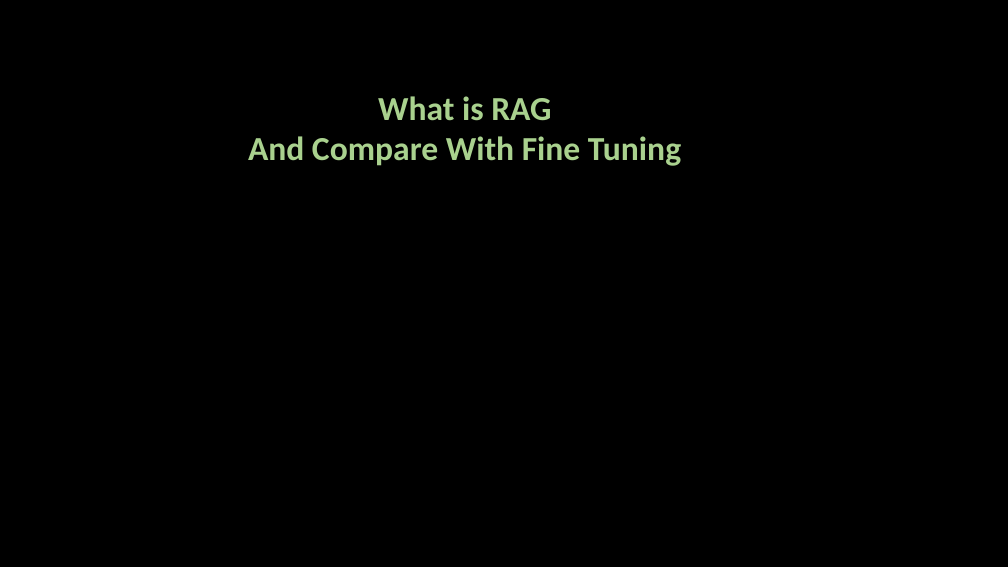
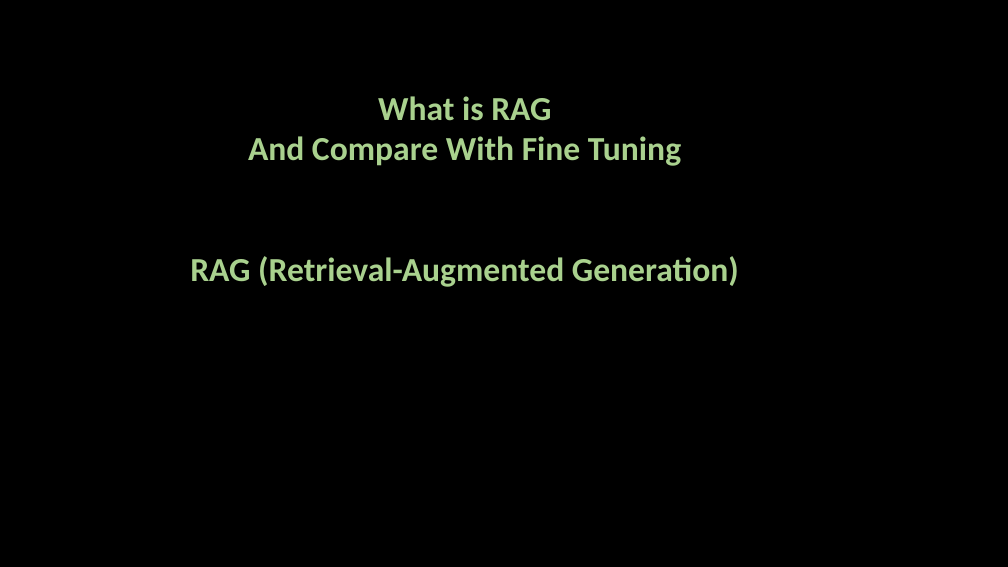
Before and after one commit to ash322ash422/youtube, a slide deck: slide 1 of GenAI/wk4-embedding-vectorDB-SemanticSearch/RAG-1-compare-with-FineTuning.pptx. Drawn at 1008x567 pixels with LibreOffice and Linux fonts; fonts in the diff are those of the drawing; background and template pictures are left out. Boxes give left, top, right and bottom in pixels: in the first picture for what was removed or moved away, otherwise in the second. Text is boxed around its words. In the diff, an @@ line names an element or a change of style, - is before the commit and + after.

```diff
--- a/GenAI/wk4-embedding-vectorDB-SemanticSearch/RAG-1-compare-with-FineTuning.pptx
+++ b/GenAI/wk4-embedding-vectorDB-SemanticSearch/RAG-1-compare-with-FineTuning.pptx
@@ text at box(190, 256, 739, 287): paragraph added @@
+RAG (Retrieval-Augmented Generation)
```
Also in this commit, not shown: 5 other slides changed, 1 slide added, 23 other files.
